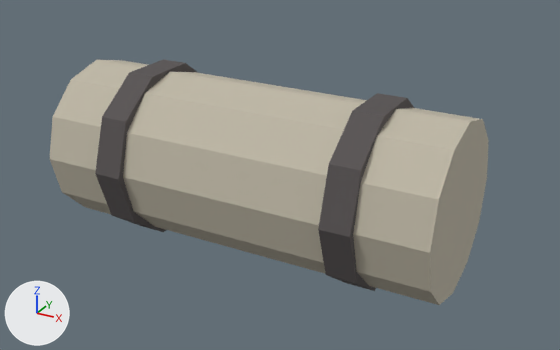
A saved change to the glTF model public/assets/models/characters/wardrobe/back-bedroll.glb.
Both versions are drawn from a 50 mm camera at (0.221, -0.22, 0.348) aimed at (0.011, 0.162, 0.157). Lighting does not change. The marker at lower left points along +X, +Y and +Z. The older version comes first. Vertices at exactly the same position are counted once.

The older version as bpy lines, for what is in view:
```python
me_bedroll = bpy.data.meshes.new('bedroll')
me_bedroll.from_pydata(...)  # a 12-sided cylinder along z spanning x -0.052..0.052, y -0.052..0.052, z -0.125..0.125
me_bedroll.materials.append(mat_charmat)
me_bedroll_strap_1 = bpy.data.meshes.new('bedroll_strap_1')
me_bedroll_strap_1.from_pydata(...)  # a 10-sided cylinder along z spanning x -0.0533..0.0533, y -0.056..0.056, z -0.009..0.009
me_bedroll_strap_1.materials.append(mat_charmat)
me_bedroll_strap__1 = bpy.data.meshes.new('bedroll_strap_-1')
me_bedroll_strap__1.from_pydata(...)  # a 10-sided cylinder along z spanning x -0.0533..0.0533, y -0.056..0.056, z -0.009..0.009
me_bedroll_strap__1.materials.append(mat_charmat)
ob_bedroll = bpy.data.objects.new('bedroll', me_bedroll)
ob_bedroll.location = (0.0, 0.16, 0.16)
ob_bedroll.rotation_euler = (0.0, 1.571, 0.0)  # degrees (0, 90, 0)
ob_bedroll_strap_1 = bpy.data.objects.new('bedroll_strap_1', me_bedroll_strap_1)
ob_bedroll_strap_1.location = (0.075, 0.16, 0.16)
ob_bedroll_strap_1.rotation_euler = (0.0, 1.571, 0.0)  # degrees (0, 90, 0)
ob_bedroll_strap__1 = bpy.data.objects.new('bedroll_strap_-1', me_bedroll_strap__1)
ob_bedroll_strap__1.location = (-0.075, 0.16, 0.16)
ob_bedroll_strap__1.rotation_euler = (0.0, 1.571, 0.0)  # degrees (0, 90, 0)
```
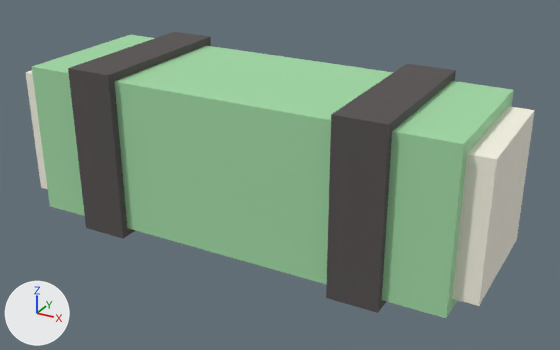
Changed parts and their boxes (x1, y1, x2, y2) in the pictures (560 x 350 px):
'bedroll', reshaped, moved, turned: before (50, 59, 489, 305); after (32, 35, 514, 318)
'bedroll_strap_1', reshaped, moved, turned: before (318, 93, 414, 291); after (326, 64, 456, 313)
'bedroll_strap_-1', reshaped, moved, turned: before (95, 59, 198, 232); after (68, 32, 211, 239)
'bedroll_end_1', added: after (452, 106, 535, 306)
'bedroll_end_-1', added: after (25, 70, 48, 189)
part 2 of me_bedroll_strap__1, deleted: before (95, 59, 198, 232)
part 3 of me_bedroll_strap__1, added: after (68, 32, 211, 239)
part 4 of me_bedroll_strap_1, deleted: before (318, 93, 414, 291)
part 5 of me_bedroll_strap_1, added: after (326, 64, 456, 313)

What changed in the scene script:
```text
Change me_bedroll:
    used by ob_bedroll; location = (0.0, 0.16, 0.16); rotation_euler = (0.0, 1.571, 0.0), in degrees (0, 90, 0)
    remove me_bedroll.from_pydata(...)  # 24 vertices, 44 faces; spans x -0.052..0.052, y -0.052..0.052, z -0.125..0.125
    add me_bedroll.from_pydata(...)  # 8 vertices, 12 faces; spans x -0.135..0.135, y 0.112..0.207, z 0.123..0.218
    me_bedroll part 1: 24 vertices removed from x -0.052..0.052, y -0.052..0.052, z -0.125..0.125; 8 vertices added at x -0.135..0.135, y 0.112..0.207, z 0.123..0.218, forming a box
Change me_bedroll_strap__1:
    used by ob_bedroll_strap__1; location = (-0.075, 0.16, 0.16); rotation_euler = (0.0, 1.571, 0.0), in degrees (0, 90, 0)
    remove me_bedroll_strap__1.from_pydata(...)  # 20 vertices, 36 faces; spans x -0.0533..0.0533, y -0.056..0.056, z -0.009..0.009
    add me_bedroll_strap__1.from_pydata(...)  # 8 vertices, 12 faces; spans x -0.1..-0.07, y 0.1075..0.2125, z 0.1175..0.2225
    me_bedroll_strap__1 part 2: 20 vertices removed from x -0.0533..0.0533, y -0.056..0.056, z -0.009..0.009
    me_bedroll_strap__1 part 3: 8 vertices added at x -0.1..-0.07, y 0.1075..0.2125, z 0.1175..0.2225, forming a box
Change me_bedroll_strap_1:
    used by ob_bedroll_strap_1; location = (0.075, 0.16, 0.16); rotation_euler = (0.0, 1.571, 0.0), in degrees (0, 90, 0)
    remove me_bedroll_strap_1.from_pydata(...)  # 20 vertices, 36 faces; spans x -0.0533..0.0533, y -0.056..0.056, z -0.009..0.009
    add me_bedroll_strap_1.from_pydata(...)  # 8 vertices, 12 faces; spans x 0.07..0.1, y 0.1075..0.2125, z 0.1175..0.2225
    me_bedroll_strap_1 part 4: 20 vertices removed from x -0.0533..0.0533, y -0.056..0.056, z -0.009..0.009
    me_bedroll_strap_1 part 5: 8 vertices added at x 0.07..0.1, y 0.1075..0.2125, z 0.1175..0.2225, forming a box
Add me_bedroll_end_1:
    me_bedroll_end_1.from_pydata(...)  # a box spanning x 0.135..0.149, y 0.12..0.2, z 0.13..0.21
    me_bedroll_end_1.materials.append(mat_charmat)
Add me_bedroll_end__1:
    me_bedroll_end__1.from_pydata(...)  # a box spanning x -0.149..-0.135, y 0.12..0.2, z 0.13..0.21
    me_bedroll_end__1.materials.append(mat_charmat)
Change ob_bedroll:
    ob_bedroll.rotation_euler: (0.0, 1.571, 0.0) -> (0.0, 0.0, 0.0)  # degrees (0, 90, 0) -> degrees (0, 0, 0)
    ob_bedroll.location: (0.0, 0.16, 0.16) -> (0.0, 0.0, 0.0)
Change ob_bedroll_strap__1:
    ob_bedroll_strap__1.rotation_euler: (0.0, 1.571, 0.0) -> (0.0, 0.0, 0.0)  # degrees (0, 90, 0) -> degrees (0, 0, 0)
    ob_bedroll_strap__1.location: (-0.075, 0.16, 0.16) -> (0.0, 0.0, 0.0)
Change ob_bedroll_strap_1:
    ob_bedroll_strap_1.rotation_euler: (0.0, 1.571, 0.0) -> (0.0, 0.0, 0.0)  # degrees (0, 90, 0) -> degrees (0, 0, 0)
    ob_bedroll_strap_1.location: (0.075, 0.16, 0.16) -> (0.0, 0.0, 0.0)
Add ob_bedroll_end_1:
    ob_bedroll_end_1 = bpy.data.objects.new('bedroll_end_1', me_bedroll_end_1)
    ob_bedroll_end_1.location = (0.0, 0.0, 0.0)
Add ob_bedroll_end__1:
    ob_bedroll_end__1 = bpy.data.objects.new('bedroll_end_-1', me_bedroll_end__1)
    ob_bedroll_end__1.location = (0.0, 0.0, 0.0)
```
